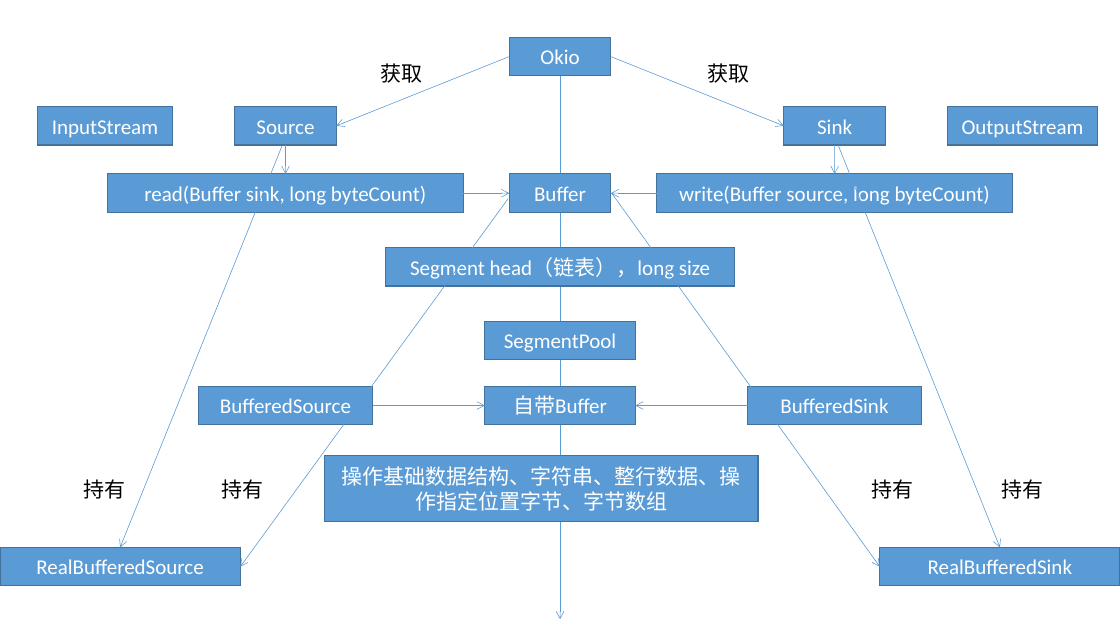
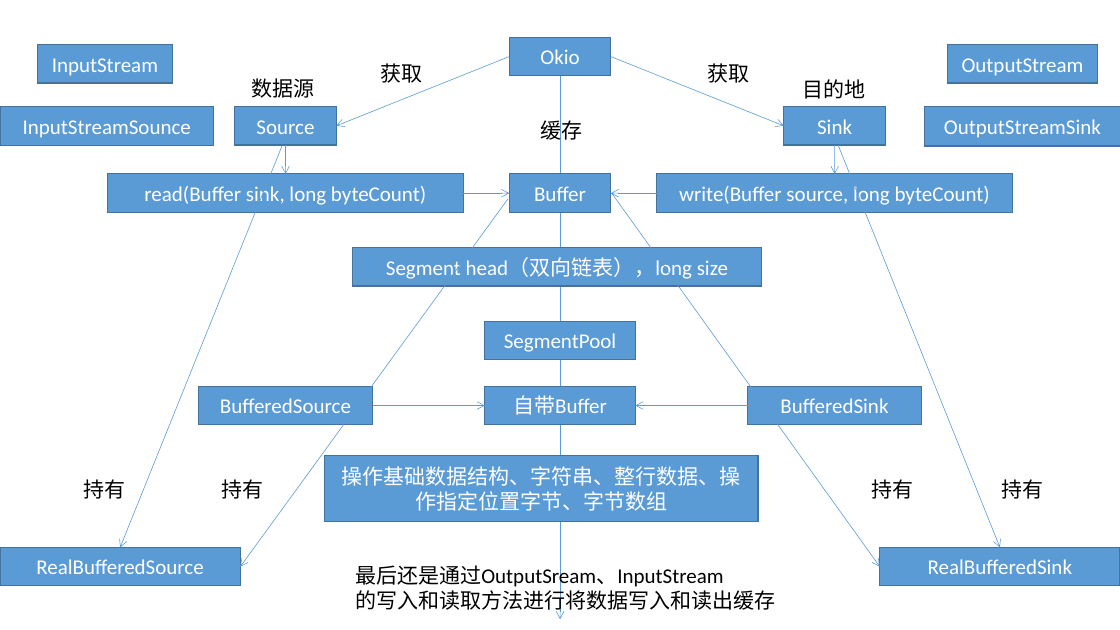
Before and after one commit to jackzhengpinwen/Android--learning--note, a slide deck: slide 1 of 开源框架/Okio.pptx. Drawn at 1120x630 pixels with LibreOffice and Linux fonts; fonts in the diff are those of the drawing. Boxes give left, top, right and bottom in pixels: in the first picture for what was removed or moved away, otherwise in the second. Text is boxed around its words. In the diff, an @@ line names an element or a change of style, - is before the commit and + after.

```diff
--- a/开源框架/Okio.pptx
+++ b/开源框架/Okio.pptx
@@ rectangle "InputStream" moved from (x1=37, y1=107, x2=172, y2=145) to (x1=37, y1=45, x2=172, y2=83) @@
@@ rectangle "OutputStream" moved from (x1=948, y1=107, x2=1098, y2=145) to (x1=948, y1=45, x2=1098, y2=83) @@
@@ text added at (x1=252, y1=78, x2=315, y2=98), 18 pt, text #000000 @@
+数据源
@@ text added at (x1=803, y1=79, x2=866, y2=99), 18 pt, text #000000 @@
+目的地
@@ rectangle added at (x1=1, y1=107, x2=213, y2=146), fill #5B9BD5, outline #43739E 1 pt, 18 pt, text #FFFFFF @@
+InputStreamSounce
@@ text added at (x1=541, y1=117, x2=583, y2=143), 18 pt, text #000000 @@
+缓存
@@ rectangle added at (x1=924, y1=107, x2=1120, y2=146), fill #5B9BD5, outline #43739E 1 pt, 18 pt, text #FFFFFF @@
+OutputStreamSink
@@ rectangle "Segment head（双向链表），long size" resized from (x1=386, y1=248, x2=735, y2=287) to (x1=353, y1=248, x2=762, y2=287) @@
@@ text in rectangle at (x1=386, y1=257, x2=728, y2=279): text changed @@
-Segment head（链表），long size
+Segment head（双向链表），long size
@@ text added at (x1=355, y1=562, x2=775, y2=613), 18 pt, text #000000 @@
+最后还是通过OutputSream、InputStream
+的写入和读取方法进行将数据写入和读出缓存
```
Also in this commit, not shown: 3 slides added, 53 other files.
